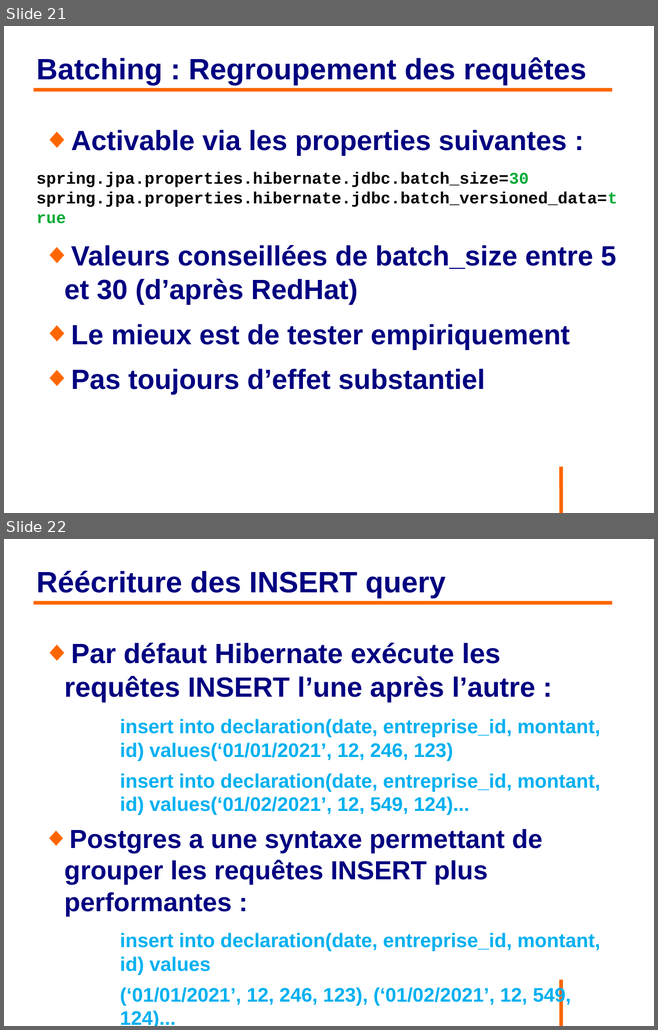
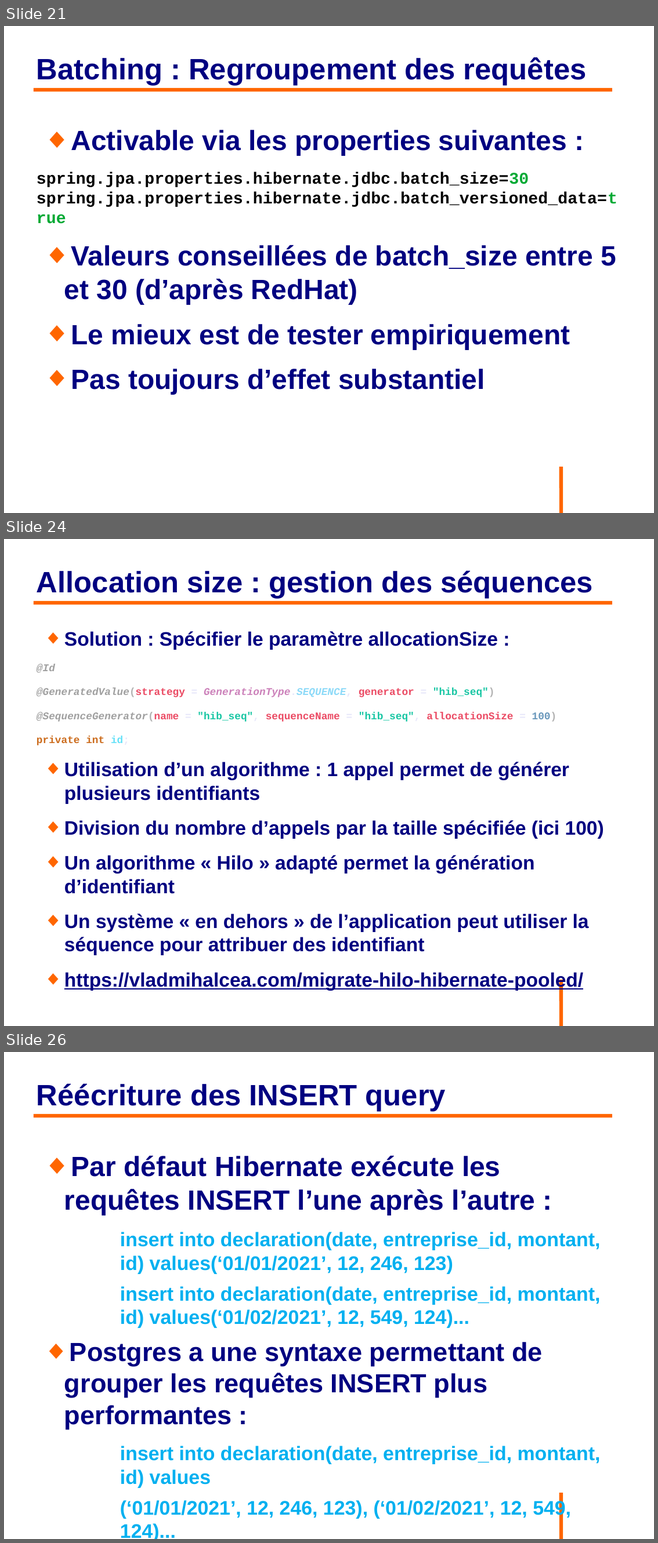
Before and after one commit to philphils/formation-hibernate-avancee, a slide deck: Documentation/diapo_formation_hibernate_avancee.odp. Shown one above the other, each under a label of ours: slides 21 and 22 before the commit, slides 21, 24 and 26 after it; the slides between them are not shown. The pictures are 658x1030 and 658x1543 pixels, drawn with LibreOffice and Linux fonts; fonts in the diff are those of the drawing; background and template pictures are left out. Boxes give left, top, right and bottom in pixels: in the first picture for what was removed or moved away, otherwise in the second. Text is boxed around its words. In the diff, an @@ line names an element or a change of style, - is before the commit and + after.

```diff
--- a/Documentation/diapo_formation_hibernate_avancee.odp
+++ b/Documentation/diapo_formation_hibernate_avancee.odp
@@ slide 24 added at <box>4,539,654,1026</box>, background #FFFFFF; not listed: 1 template element that a slide beside it also shows @@
@@ title added at <box>36,570,592,598</box>, 36 pt, text #000080, bold @@
+Allocation size : gestion des séquences
@@ line added from (34, 603) to (612, 603), #FF6600 4.54 pt @@
@@ text added at <box>36,631,604,990</box>, 23.8 pt, text #000080, bold @@
+◆ Solution : Spécifier le paramètre allocationSize :
+@Id
+@GeneratedValue(strategy = GenerationType.SEQUENCE, generator = "hib_seq")
+@SequenceGenerator(name = "hib_seq", sequenceName = "hib_seq", allocationSize = 100)
+private int id;
+◆ Utilisation d’un algorithme : 1 appel permet de générer plusieurs identifiants
+◆ Division du nombre d’appels par la taille spécifiée (ici 100)
+◆ Un algorithme « Hilo » adapté permet la génération d’identifiant
+◆ Un système « en dehors » de l’application peut utiliser la séquence pour attribuer des identifiant
+◆ https://vladmihalcea.com/migrate-hilo-hibernate-pooled/
@@ what was slide 22 is now slide 26 @@
```
Also in this commit, not shown: 2 slides changed, 3 other slides added.
